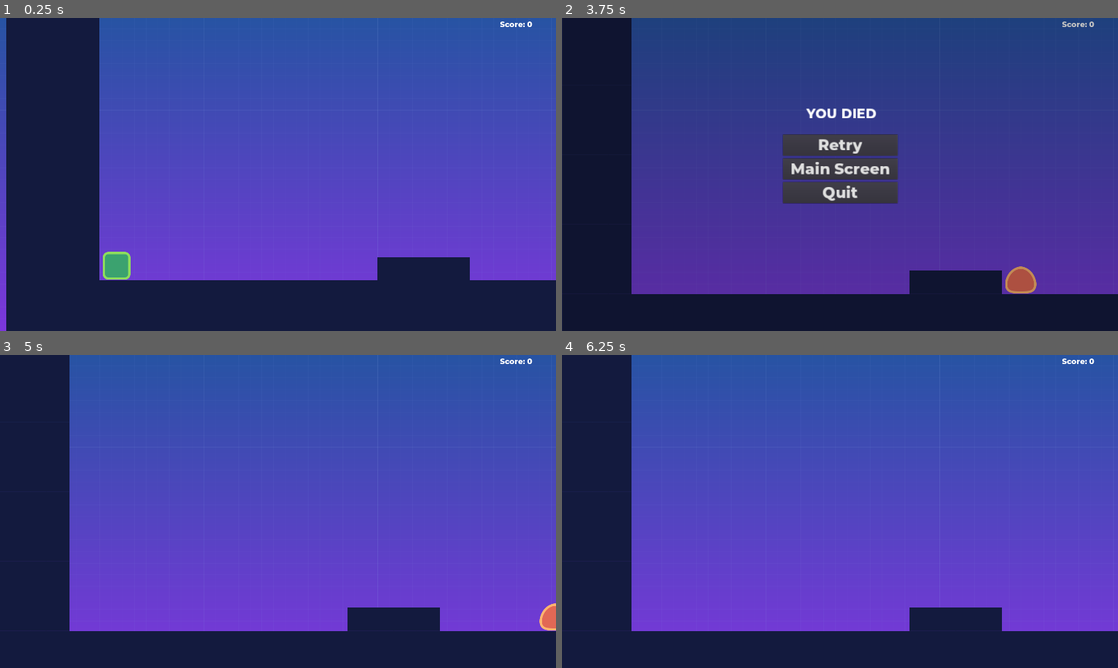
Above: before the commit, frames 1-4 (two rows, left to right).
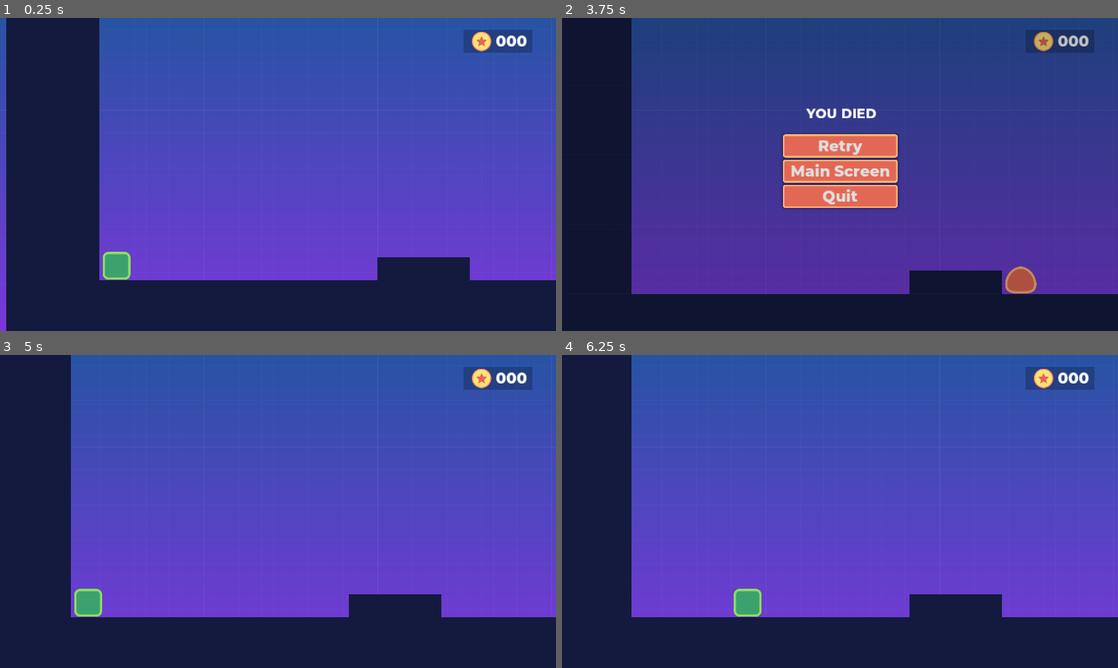
Above: after the commit, the same moments.

Repository: lukeeingram/basic-platfomer
Game: Godot game, scene res://src/Levels/Level02.tscn
Same seed, same stepped clock (60 frames per second), same inputs: the game is played once before the commit and once after it. This scene is started directly instead of the project's main scene.
Inputs (mouse positions are in pixels of both pictures, inside the frame that each line leads up to):
- Up to frame 1 (0.25 s): no input
- Up to frame 2 (3.75 s): hold D (move_right) 0.53-2.03 s; tap W (jump) at 0.77, 1.52, 3.02 s; hold A (move_left) 2.03-2.78 s; hold D (move_right) from 2.78 s (still down)
- Up to frame 3 (5 s): tap W (jump) at 3.77 s; tap P (pause) at 4.15 s; release D (move_right) at 4.25 s; click (278, 483) at 4.25 s, where only the run after the commit has a clickable "Retry"
- Up to frame 4 (6.25 s): hold A (move_left) 5.03-5.78 s; tap W (jump) at 5.27 s; hold D (move_right) from 5.78 s (still down)

The runs differ from the first frame. In frame 1, 1.0% of the frame differs, in the area x 83-96%, y 1-12%; in frame 2, 5.6%, in the area x 39-96%, y 1-61%; in frame 3, 5.6%; in frame 4, 5.2%.

Commit message:
Add coin counter & update enemy behavior The enemy can now move based on their position relative to the player The UI and EndScreen nodes have been updated, along with the visual style of the game

Diff:
--- /dev/null
+++ b/assets/theme/button_normal.tres
@@ -0,0 +1,15 @@
+[gd_resource type="StyleBoxFlat" format=2]
+
+[resource]
+bg_color = Color( 0.890196, 0.411765, 0.337255, 1 )
+border_width_left = 6
+border_width_top = 6
+border_width_right = 6
+border_width_bottom = 6
+border_color = Color( 1, 0.709804, 0.439216, 1 )
+corner_radius_top_left = 8
+corner_radius_top_right = 8
+corner_radius_bottom_right = 8
+corner_radius_bottom_left = 8
+shadow_color = Color( 0, 0, 0, 0.215686 )
+shadow_size = 10
--- /dev/null
+++ b/assets/theme/button_pressed.tres
@@ -0,0 +1,15 @@
+[gd_resource type="StyleBoxFlat" format=2]
+
+[resource]
+bg_color = Color( 0.52549, 0.129412, 0.129412, 1 )
+border_width_left = 6
+border_width_top = 6
+border_width_right = 6
+border_width_bottom = 6
+border_color = Color( 0.568627, 0.32549, 0.160784, 1 )
+corner_radius_top_left = 8
+corner_radius_top_right = 8
+corner_radius_bottom_right = 8
+corner_radius_bottom_left = 8
+shadow_color = Color( 0, 0, 0, 0.215686 )
+shadow_size = 10
--- a/assets/ui_theme.tres
+++ b/assets/ui_theme.tres
@@ -1,6 +1,8 @@
-[gd_resource type="Theme" load_steps=2 format=2]
+[gd_resource type="Theme" load_steps=4 format=2]
 
 [ext_resource path="res://assets/font_default.tres" type="DynamicFont" id=1]
+[ext_resource path="res://assets/theme/button_normal.tres" type="StyleBox" id=2]
+[ext_resource path="res://assets/theme/button_pressed.tres" type="StyleBox" id=3]
 
 [resource]
 default_font = ExtResource( 1 )
@@ -12,7 +14,7 @@
 Button/fonts/font = ExtResource( 1 )
 Button/styles/disabled = null
 Button/styles/focus = null
-Button/styles/hover = null
-Button/styles/normal = null
-Button/styles/pressed = null
+Button/styles/hover = ExtResource( 2 )
+Button/styles/normal = ExtResource( 2 )
+Button/styles/pressed = ExtResource( 3 )
 VBoxContainer/constants/separation = 8
--- a/project.godot
+++ b/project.godot
@@ -44,6 +44,7 @@
 
 window/size/width=1920
 window/size/height=1080
+window/size/fullscreen=true
 window/size/always_on_top=true
 window/size/test_width=1280
 window/size/test_height=720
--- a/src/Actors/Enemy.gd
+++ b/src/Actors/Enemy.gd
@@ -1,18 +1,17 @@
 extends "res://src/Actors/Actor.gd"
 class_name Enemy
-
-export var score := 100
 
 func _ready() -> void:
 	set_physics_process(false)
 	_velocity.x = -speed.x
 
 func _physics_process(delta: float) -> void:
-	"""_velocity.y = gravity * delta"""
 	var snap := Vector2.DOWN * 55.0
 	_velocity.x *= -1 if is_on_wall() else 1
 	_velocity.y = move_and_slide_with_snap(_velocity, snap, FLOOR_NORMAL).y
 
 func kill() -> void:
 	queue_free()
-	PlayerData.score += score
+
+func decide_direction(player_global_position: Vector2) -> void:
+	pass
--- /dev/null
+++ b/src/Levels/Level.gd
@@ -0,0 +1,6 @@
+extends Node2D
+
+func _ready() -> void:
+	var player : KinematicBody2D = get_node("Player")
+	for enemy in get_node("Enemies").get_children():
+		enemy.decide_direction(player.global_position)
--- a/src/Levels/Level01.tscn
+++ b/src/Levels/Level01.tscn
@@ -123,7 +123,7 @@
 position = Vector2( 2215, 844 )
 
 [node name="Portal2D" parent="." instance=ExtResource( 6 )]
-position = Vector2( 3753, 574 )
+position = Vector2( 3758, 581 )
 next_scene = ExtResource( 3 )
 
 [node name="Node2D" type="Node2D" parent="."]
--- a/src/Levels/Level02.tscn
+++ b/src/Levels/Level02.tscn
@@ -8,8 +8,10 @@
 [ext_resource path="res://src/Objects/Portal2D.tscn" type="PackedScene" id=6]
 [ext_resource path="res://src/Screens/EndScreen.tscn" type="PackedScene" id=7]
 [ext_resource path="res://src/UserInterface/UserInterface.tscn" type="PackedScene" id=8]
+[ext_resource path="res://src/Levels/Level.gd" type="Script" id=9]
 
 [node name="Level02" type="Node2D"]
+script = ExtResource( 9 )
 __meta__ = {
 "_edit_vertical_guides_": [ 4080.0, 5033.0, 3007.0, 7680.0, 8013.0, 8100.0 ]
 }
--- a/src/Objects/Coin.gd
+++ b/src/Objects/Coin.gd
@@ -2,7 +2,7 @@
 
 onready var anim_player : AnimationPlayer = get_node("AnimationPlayer")
 
-export var score := 100
+export var score := 1
 
 func _on_body_entered(body: Node) -> void:
 	picked()
--- /dev/null
+++ b/src/Screens/EndScreen.gd
@@ -0,0 +1,6 @@
+extends Control
+
+onready var label : Label = get_node("Label")
+
+func _ready() -> void:
+	label.text = label.text % [PlayerData.score, PlayerData.deaths]
--- a/src/Screens/EndScreen.tscn
+++ b/src/Screens/EndScreen.tscn
@@ -1,6 +1,7 @@
-[gd_scene load_steps=6 format=2]
+[gd_scene load_steps=7 format=2]
 
 [ext_resource path="res://assets/ui_theme.tres" type="Theme" id=1]
+[ext_resource path="res://src/Screens/EndScreen.gd" type="Script" id=2]
 [ext_resource path="res://src/UserInterface/QuitButton.tscn" type="PackedScene" id=3]
 [ext_resource path="res://assets/background.png" type="Texture" id=4]
 [ext_resource path="res://src/UserInterface/ChangeSceneButton.tscn" type="PackedScene" id=5]
@@ -11,6 +12,7 @@
 anchor_right = 1.0
 anchor_bottom = 1.0
 theme = ExtResource( 1 )
+script = ExtResource( 2 )
 
 [node name="Background" type="TextureRect" parent="."]
 anchor_right = 1.0
@@ -41,14 +43,14 @@
 
 [node name="PlayButton" parent="Menu" instance=ExtResource( 5 )]
 margin_right = 637.0
-margin_bottom = 74.0
+margin_bottom = 80.0
 text = "Play Again"
 next_scene_path = "res://src/Screens/MainScreen.tscn"
 
 [node name="QuitButton" parent="Menu" instance=ExtResource( 3 )]
-margin_top = 82.0
+margin_top = 88.0
 margin_right = 637.0
-margin_bottom = 156.0
+margin_bottom = 168.0
 
 [node name="Label" type="Label" parent="."]
 anchor_left = 0.5
@@ -60,6 +62,6 @@
 margin_right = 483.0
 margin_bottom = -66.0
 rect_scale = Vector2( 0.8, 0.8 )
-text = "Your final score is: %s
-You died %d times"
+text = "Your final score is: %s coins
+Your death count: %d"
 align = 1
--- a/src/UserInterface/UserInterface.gd
+++ b/src/UserInterface/UserInterface.gd
@@ -2,8 +2,10 @@
 
 onready var scene_tree := get_tree()
 onready var pause_overlay : ColorRect = get_node("PauseOverlay")
-onready var score : Label = get_node("ScoreLabel")
+onready var score : Label = get_node("ScoreOverlay/HBoxContainer/ScoreLabel")
 onready var pause_title : Label = get_node("PauseOverlay/Title")
+
+const DIED_MESSAGE = "YOU DIED"
 
 var paused := false setget set_paused
 
@@ -14,13 +16,13 @@
 
 func _on_PlayerData_player_died() -> void:
 	self.paused = true
-	pause_title.text = "YOU DIED"
+	pause_title.text = DIED_MESSAGE
 
 func update_interface() -> void:
-	score.text = "Score: %s" % PlayerData.score
+	score.text = str(PlayerData.score).pad_zeros(3)
 
 func _unhandled_input(event: InputEvent) -> void:
-	if event.is_action_pressed("pause"):
+	if event.is_action_pressed("pause") and pause_title.text != DIED_MESSAGE:
 		self.paused = !paused
 		scene_tree.set_input_as_handled()
 
--- a/src/UserInterface/UserInterface.tscn
+++ b/src/UserInterface/UserInterface.tscn
@@ -6,6 +6,7 @@
 [ext_resource path="res://src/UserInterface/Title.tscn" type="PackedScene" id=4]
 [ext_resource path="res://src/UserInterface/RetryButton.tscn" type="PackedScene" id=5]
 [ext_resource path="res://src/UserInterface/UserInterface.gd" type="Script" id=6]
+[ext_resource path="res://assets/coin.png" type="Texture" id=7]
 
 [node name="UserInterface" type="Control"]
 pause_mode = 2
@@ -14,15 +15,34 @@
 theme = ExtResource( 1 )
 script = ExtResource( 6 )
 
-[node name="ScoreLabel" type="Label" parent="."]
+[node name="ScoreOverlay" type="ColorRect" parent="."]
 anchor_left = 1.0
 anchor_right = 1.0
-margin_left = -220.0
+margin_left = -320.0
+margin_top = 41.0
+margin_right = -81.0
+margin_bottom = 120.0
+color = Color( 0, 0, 0, 0.227451 )
+
+[node name="HBoxContainer" type="HBoxContainer" parent="ScoreOverlay"]
+anchor_right = 1.0
+anchor_bottom = 1.0
+alignment = 1
+
+[node name="Coin" type="TextureRect" parent="ScoreOverlay/HBoxContainer"]
+margin_left = 15.0
+margin_right = 105.0
+margin_bottom = 79.0
+rect_min_size = Vector2( 90, 0 )
+texture = ExtResource( 7 )
+stretch_mode = 4
+
+[node name="ScoreLabel" type="Label" parent="ScoreOverlay/HBoxContainer"]
+margin_left = 109.0
 margin_top = 5.0
-margin_right = 56.0
+margin_right = 223.0
 margin_bottom = 73.0
-rect_scale = Vector2( 0.5, 0.5 )
-text = "Score: %s"
+text = "000"
 align = 2
 
 [node name="PauseOverlay" type="ColorRect" parent="."]
Not shown: 1 places in src/Levels/Level02.tscn that only renumber resources
Not shown: 1 places in src/UserInterface/UserInterface.tscn that only renumber resources
